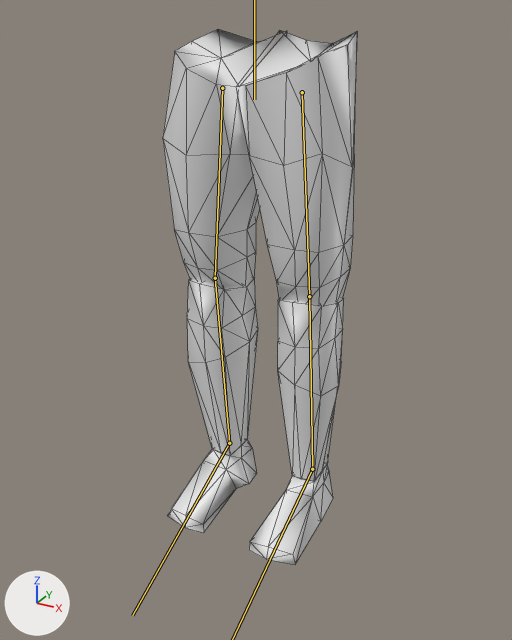
One commit to the FBX model MLegBundle/Assets/model.fbx: the scene before it, then after it.
Rendered twice from a 50 mm lens placed at (4.7, -8.81, 7.7), pointed at (-0.19, 0.07, 3.25). Lighting does not change. The marker at lower left points along +X, +Y and +Z. The bones that bend it are drawn over the model as lines. Mesh edges are drawn as thin lines.

In view in the first picture: 'CerberusHealthy'.
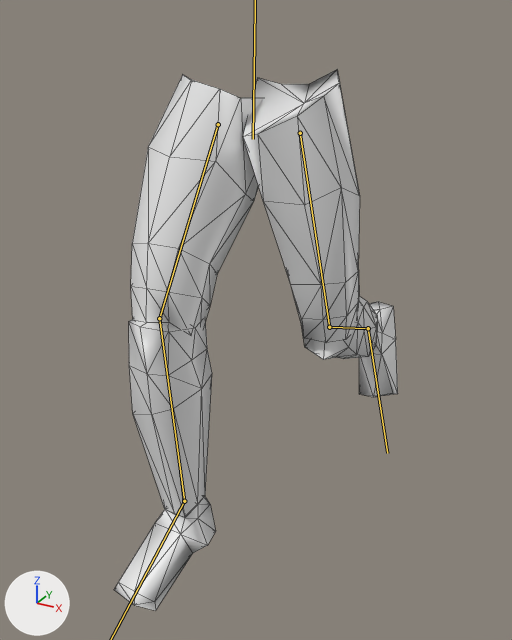
The newer file adds an action. The first version stands in its rest pose; the second is drawn at frame 22 of the action 'healthy_armature|run'.

Diff of the bpy script that builds the scene:
```diff
--- a/MLegBundle/Assets/model.fbx.py
+++ b/MLegBundle/Assets/model.fbx.py
@@ bone_base @@
 bone_base = bpy.data.objects['healthy_armature'].pose.bones['base']
-bone_base.location = (0.0, 0.0, 0.0)
-bone_base.rotation_quaternion = (1.0, 0.0, 0.0, 0.0)  # degrees (0, 0, 0)
+bone_base.location = (0.08, 0.52, -0.11)
+bone_base.rotation_quaternion = (0.998, 0.026, -0.061, 0.021)  # degrees (3, -7, 2)
@@ bone_upper_leg_r @@
 bone_upper_leg_r = bpy.data.objects['healthy_armature'].pose.bones['upper_leg.r']  # child of 'base'
-bone_upper_leg_r.rotation_quaternion = (1.0, 0.0, 0.0, 0.0)  # degrees (0, 0, 0)
+bone_upper_leg_r.rotation_quaternion = (0.952, -0.298, 0.072, -0.023)  # degrees (-35, 7, -5)
@@ bone_lower_leg_r @@
 bone_lower_leg_r = bpy.data.objects['healthy_armature'].pose.bones['lower_leg.r']  # child of 'upper_leg.r'
-bone_lower_leg_r.rotation_quaternion = (1.0, 0.0, 0.0, 0.0)  # degrees (0, 0, 0)
+bone_lower_leg_r.rotation_quaternion = (0.964, 0.267, -0.004, 0.002)  # degrees (31, -1, 0)
@@ bone_foot_r @@
 bone_foot_r = bpy.data.objects['healthy_armature'].pose.bones['foot.r']  # child of 'lower_leg.r'
-bone_foot_r.rotation_quaternion = (1.0, 0.0, 0.0, 0.0)  # degrees (0, 0, 0)
+bone_foot_r.rotation_quaternion = (1.0, 0.016, -0.019, 0.005)  # degrees (2, -2, 1)
@@ bone_upper_leg_l @@
 bone_upper_leg_l = bpy.data.objects['healthy_armature'].pose.bones['upper_leg.l']  # child of 'base'
-bone_upper_leg_l.rotation_quaternion = (1.0, 0.0, 0.0, 0.0)  # degrees (0, 0, 0)
+bone_upper_leg_l.rotation_quaternion = (0.994, -0.024, -0.078, -0.073)  # degrees (-2, -9, -8)
@@ bone_lower_leg_l @@
 bone_lower_leg_l = bpy.data.objects['healthy_armature'].pose.bones['lower_leg.l']  # child of 'upper_leg.l'
-bone_lower_leg_l.rotation_quaternion = (1.0, 0.0, 0.0, 0.0)  # degrees (0, 0, 0)
+bone_lower_leg_l.rotation_quaternion = (0.863, 0.503, 0.047, -0.016)  # degrees (60, 6, 1)
@@ bone_foot_l @@
 bone_foot_l = bpy.data.objects['healthy_armature'].pose.bones['foot.l']  # child of 'lower_leg.l'
-bone_foot_l.rotation_quaternion = (1.0, 0.0, 0.0, 0.0)  # degrees (0, 0, 0)
+bone_foot_l.rotation_quaternion = (0.986, 0.149, 0.073, -0.027)  # degrees (17, 9, -2)
```

What differs and where, as boxes (x1, y1, x2, y2) in the pictures (512 x 640 px):
'CerberusHealthy', posed (46% wider): before (163, 29, 357, 565); after (114, 70, 398, 611)
bone 'upper_leg.r', root to tip: before (222, 88) to (215, 278); after (218, 124) to (159, 318)
bone 'lower_leg.r', root to tip: before (215, 278) to (229, 443); after (159, 318) to (184, 501)
bone 'upper_leg.l', root to tip: before (302, 92) to (309, 296); after (300, 133) to (329, 327)
bone 'lower_leg.l', root to tip: before (309, 296) to (312, 469); after (329, 327) to (368, 328)
